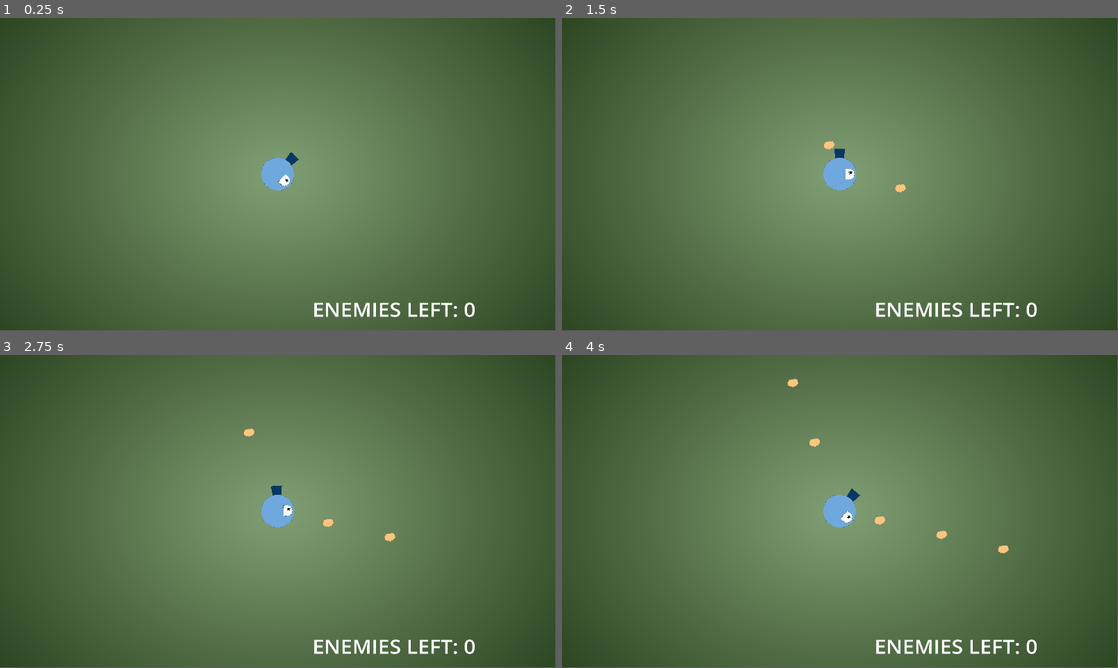
Above: before the commit, frames 1-4 (two rows, left to right).
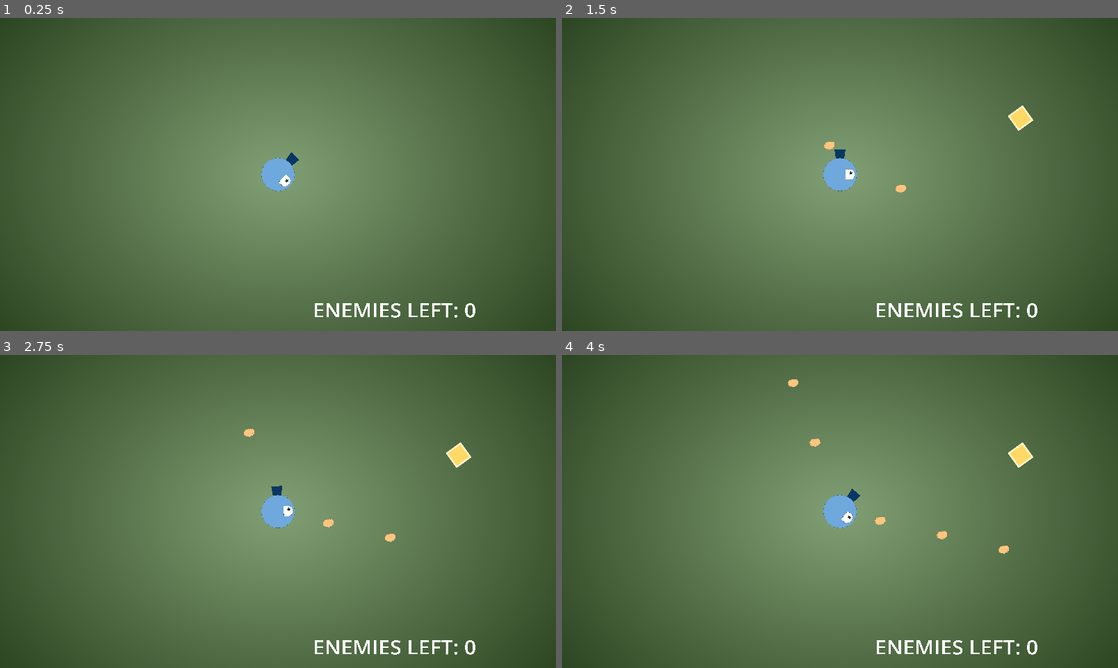
Above: after the commit, the same moments.

Repository: aeriab/Astroid-rage
Game: Godot game, scene res://scenes/game.tscn
Two runs of this game, one before a commit and one after it. Both use one fixed random seed, a clock stepped at 60 frames per second and the inputs below.
Inputs:
- Up to frame 1 (0.25 s): no input
- Up to frame 2 (1.5 s): tap Enter (ui_accept) at 0.5, 0.77 s; hold Right (ui_right) from 0.53 s (still down); tap Space (switch) at 0.6, 1.35 s
- Up to frame 3 (2.75 s): tap Enter (ui_accept) at 1.52 s; release Right (ui_right) at 2.03 s; hold Left (ui_left) from 2.03 s (still down); tap Space (switch) at 2.1 s
- Up to frame 4 (4 s): release Left (ui_left) at 2.78 s; hold Right (ui_right) from 2.78 s (still down); tap Space (switch) at 2.85, 3.6 s; tap Enter (ui_accept) at 3.02, 3.77 s
The window is 799x449 before the commit and 800x450 after it. Grey fills any space a smaller window leaves; there, only what the larger window draws over its background counts as a difference.

The runs differ from the first frame. In frame 1, 0.4% of the frame differs, in the area x 47-86%, y 42-96%; in frame 2, 0.6%; in frame 3, 0.6%; in frame 4, 0.6%, in the area x 40-86%, y 7-96%.

Commit message:
Adding level circle
Adding level circle

Diff:
--- a/project.godot
+++ b/project.godot
@@ -24,6 +24,7 @@
 window/size/viewport_width=1920
 window/size/viewport_height=1080
 window/size/mode=2
+window/stretch/mode="canvas_items"
 
 [input]
 
--- a/scenes/LevelCircle.tscn
+++ b/scenes/LevelCircle.tscn
@@ -1,10 +1,11 @@
 [gd_scene load_steps=4 format=3 uid="uid://bu5k7npfyyfio"]
 
 [ext_resource type="Shader" path="res://shaders/LevelCircle.gdshader" id="1_mjmj6"]
-[ext_resource type="Texture2D" uid="uid://divobbi45oy3d" path="res://assets/Level Circle Splatcho.png" id="2_lsjyv"]
+[ext_resource type="Texture2D" uid="uid://bg540j0dxff2c" path="res://assets/ConicalGradient.png" id="2_clot0"]
 
 [sub_resource type="ShaderMaterial" id="ShaderMaterial_e5ws7"]
 shader = ExtResource("1_mjmj6")
+shader_parameter/level_progress = 0.675
 
 [node name="Level Circle" type="Node2D"]
 
@@ -23,4 +24,5 @@
 
 [node name="LevelCircleSplatcho" type="Sprite2D" parent="."]
 material = SubResource("ShaderMaterial_e5ws7")
-texture = ExtResource("2_lsjyv")
+position = Vector2(-5, 10)
+texture = ExtResource("2_clot0")
--- a/scenes/booger_area.tscn
+++ b/scenes/booger_area.tscn
@@ -10,6 +10,7 @@
 [sub_resource type="CircleShape2D" id="CircleShape2D_3a1r5"]
 
 [node name="BoogerArea" type="Area2D"]
+z_index = 1
 scale = Vector2(0.189351, 0.189351)
 script = ExtResource("1_yp7um")
 
--- a/scenes/game.tscn
+++ b/scenes/game.tscn
@@ -1,9 +1,10 @@
-[gd_scene load_steps=10 format=3 uid="uid://b3yppwif0chd5"]
+[gd_scene load_steps=11 format=3 uid="uid://b3yppwif0chd5"]
 
 [ext_resource type="Script" path="res://scripts/Obstacle.gd" id="1_vlman"]
 [ext_resource type="Texture2D" uid="uid://c7fsqhg7x7u5q" path="res://assets/Tank Bird.png" id="2_ujku6"]
 [ext_resource type="Script" path="res://scripts/BulletHandler.gd" id="3_ojs0q"]
 [ext_resource type="Script" path="res://scripts/EnemyLabel.gd" id="5_wxsqs"]
+[ext_resource type="Script" path="res://scripts/XPNodeCreater.gd" id="7_8nel5"]
 [ext_resource type="Texture2D" uid="uid://3dftx2hvi7bg" path="res://assets/Splatcho Stage 1 Background (3).png" id="7_phdcr"]
 [ext_resource type="Script" path="res://scripts/WaveMaker.gd" id="8_5ewck"]
 
@@ -17,7 +18,7 @@
 scale = Vector2(1.21821, 1.21821)
 
 [node name="BirdBod" type="StaticBody2D" parent="."]
-z_index = 1
+z_index = 2
 script = ExtResource("1_vlman")
 
 [node name="SnoutPosition" type="Node2D" parent="BirdBod"]
@@ -101,4 +102,14 @@
 wait_time = 5.0
 one_shot = true
 
+[node name="XPNodeCreater" type="Node" parent="."]
+script = ExtResource("7_8nel5")
+
+[node name="SquareCreateTimer" type="Timer" parent="XPNodeCreater"]
+autostart = true
+
+[node name="QuickSquareBuffer" type="Timer" parent="XPNodeCreater"]
+wait_time = 0.3
+
 [connection signal="timeout" from="Stage1Waves/Wave1Timer" to="Stage1Waves" method="_on_wave_1_timer_timeout"]
+[connection signal="timeout" from="XPNodeCreater/SquareCreateTimer" to="XPNodeCreater" method="_on_square_create_timer_timeout"]
--- a/scenes/redEnemy.tscn
+++ b/scenes/redEnemy.tscn
@@ -12,6 +12,7 @@
 shader_parameter/alpha_value = 1.0
 
 [node name="RedEnemy" type="Area2D"]
+z_index = 3
 material = SubResource("ShaderMaterial_g6bmg")
 position = Vector2(-8, 16)
 script = ExtResource("2_7j2wm")
--- /dev/null
+++ b/scenes/square_xp_node.tscn
@@ -0,0 +1,19 @@
+[gd_scene load_steps=4 format=3 uid="uid://davr71xnv0y8g"]
+
+[ext_resource type="Script" path="res://scripts/square_xp_node.gd" id="1_0x6uc"]
+[ext_resource type="Texture2D" uid="uid://b3upy326q2fsn" path="res://assets/Square XP Node.png" id="1_7faew"]
+
+[sub_resource type="RectangleShape2D" id="RectangleShape2D_lp271"]
+size = Vector2(264, 264)
+
+[node name="SquareXPNode" type="Node2D"]
+script = ExtResource("1_0x6uc")
+
+[node name="SquareXpNode" type="Sprite2D" parent="."]
+texture = ExtResource("1_7faew")
+
+[node name="Area2D" type="Area2D" parent="."]
+
+[node name="CollisionShape2D" type="CollisionShape2D" parent="Area2D"]
+visible = false
+shape = SubResource("RectangleShape2D_lp271")
--- a/scenes/store_page.tscn
+++ b/scenes/store_page.tscn
@@ -8,18 +8,20 @@
 script = ExtResource("1_bits5")
 
 [node name="StoreLabel" type="Label" parent="."]
-offset_right = 1152.0
-offset_bottom = 216.0
+offset_left = 305.0
+offset_top = 180.0
+offset_right = 1457.0
+offset_bottom = 396.0
 theme_override_font_sizes/font_size = 80
 text = "UPGRADE STORE"
 horizontal_alignment = 1
 vertical_alignment = 1
 
 [node name="bulletSize" type="Button" parent="."]
-offset_left = 336.0
-offset_top = 188.0
-offset_right = 816.0
-offset_bottom = 266.0
+offset_left = 641.0
+offset_top = 368.0
+offset_right = 1121.0
+offset_bottom = 446.0
 theme_override_font_sizes/font_size = 50
 text = "Bullet Size"
 script = ExtResource("2_t618q")
@@ -221,10 +223,10 @@
 script = ExtResource("3_uh84b")
 
 [node name="bulletSpeed" type="Button" parent="."]
-offset_left = 336.0
-offset_top = 294.0
-offset_right = 816.0
-offset_bottom = 372.0
+offset_left = 641.0
+offset_top = 474.0
+offset_right = 1121.0
+offset_bottom = 552.0
 theme_override_font_sizes/font_size = 50
 text = "Bullet Speed"
 
@@ -425,10 +427,10 @@
 script = ExtResource("3_uh84b")
 
 [node name="damageUp" type="Button" parent="."]
-offset_left = 336.0
-offset_top = 406.0
-offset_right = 816.0
-offset_bottom = 484.0
+offset_left = 641.0
+offset_top = 586.0
+offset_right = 1121.0
+offset_bottom = 664.0
 theme_override_font_sizes/font_size = 50
 text = "Damage"
 
@@ -615,10 +617,10 @@
 color = Color(1, 0.458824, 0.505882, 0.921569)
 
 [node name="rotationSpeed" type="Button" parent="."]
-offset_left = 336.0
-offset_top = 520.0
-offset_right = 816.0
-offset_bottom = 598.0
+offset_left = 641.0
+offset_top = 700.0
+offset_right = 1121.0
+offset_bottom = 778.0
 theme_override_font_sizes/font_size = 50
 text = "Rotation Speed"
 
@@ -805,19 +807,19 @@
 color = Color(0.881087, 0.561688, 0.918654, 0.921569)
 
 [node name="BackToGame" type="Button" parent="."]
-offset_left = 922.0
-offset_top = 490.0
-offset_right = 1140.0
-offset_bottom = 636.0
+offset_left = 1227.0
+offset_top = 670.0
+offset_right = 1445.0
+offset_bottom = 816.0
 theme_override_font_sizes/font_size = 50
 text = "BACK TO
 GAME"
 
 [node name="UnspentPoints" type="Label" parent="."]
-offset_left = 849.0
-offset_top = 182.0
-offset_right = 1186.0
-offset_bottom = 269.0
+offset_left = 1154.0
+offset_top = 362.0
+offset_right = 1491.0
+offset_bottom = 449.0
 theme_override_font_sizes/font_size = 30
 text = "Unspent points:
 "
--- a/scripts/RedEnemy2D.gd
+++ b/scripts/RedEnemy2D.gd
@@ -56,7 +56,6 @@
 	rotation = -theta + PI
 
 func _physics_process(delta):
-	print(str(x) + ", " + str(y))
 
 	x -= cos(theta) * SPEED * delta
 	y -= -sin(theta) * SPEED * delta
--- /dev/null
+++ b/scripts/XPNodeCreater.gd
@@ -0,0 +1,14 @@
+extends Node
+
+const SQUARE_NODE = preload("res://scenes/square_xp_node.tscn")
+@onready var square_create_timer = $SquareCreateTimer
+
+
+
+func _on_square_create_timer_timeout():
+	square_create_timer.stop()
+	spawnSquares()
+
+func spawnSquares():
+	var squareNode = SQUARE_NODE.instantiate()
+	get_parent().add_child.call_deferred(squareNode)
--- /dev/null
+++ b/scripts/square_xp_node.gd
@@ -0,0 +1,29 @@
+extends Node2D
+
+var x = 5000
+var y = 5000
+
+var innerBoundX = 500
+var innerBoundY = 500
+var outerBoundX = 3900
+var outerBoundY = 2000
+
+# Called when the node enters the scene tree for the first time.
+func _ready():
+	x = randf_range(0,outerBoundX)
+	if x < innerBoundX:
+		y = randf_range(innerBoundY,outerBoundY)
+	else:
+		y = randf_range(0,outerBoundY)
+	if randi_range(0,1) == 1:
+		x = -x
+	if randi_range(0,1) == 1:
+		y = -y
+	rotation = randf_range(0,2*PI)
+
+	position = Vector2(x,y)
+
+
+# Called every frame. 'delta' is the elapsed time since the previous frame.
+func _process(delta):
+	pass
--- a/scripts/store_page.gd
+++ b/scripts/store_page.gd
@@ -178,5 +178,5 @@
 ###########################################
 
 func _on_back_to_game_pressed():
-	Global.enemyNum = Global.originalEnNum
+	Global.enemyNum = 5
 	get_tree().change_scene_to_file("res://scenes/game.tscn")
--- a/shaders/LevelCircle.gdshader
+++ b/shaders/LevelCircle.gdshader
@@ -1,11 +1,17 @@
 shader_type canvas_item;
+
+uniform float level_progress : hint_range(0.65,0.88);
 
 void vertex() {
 	// Called for every vertex the material is visible on.
 }
 
 void fragment() {
-
+	vec4 current_color = texture(TEXTURE,UV);
+	if(current_color.g < level_progress) {
+		current_color.a = 0.0;
+	}
+	COLOR = current_color;
 }
 
 //void light() {
Binary file added: assets/ConicalGradient.png
Not shown, added: assets/ConicalGradient.png.import
Binary file added: assets/Square XP Node.png
Not shown, added: assets/Square XP Node.png.import
